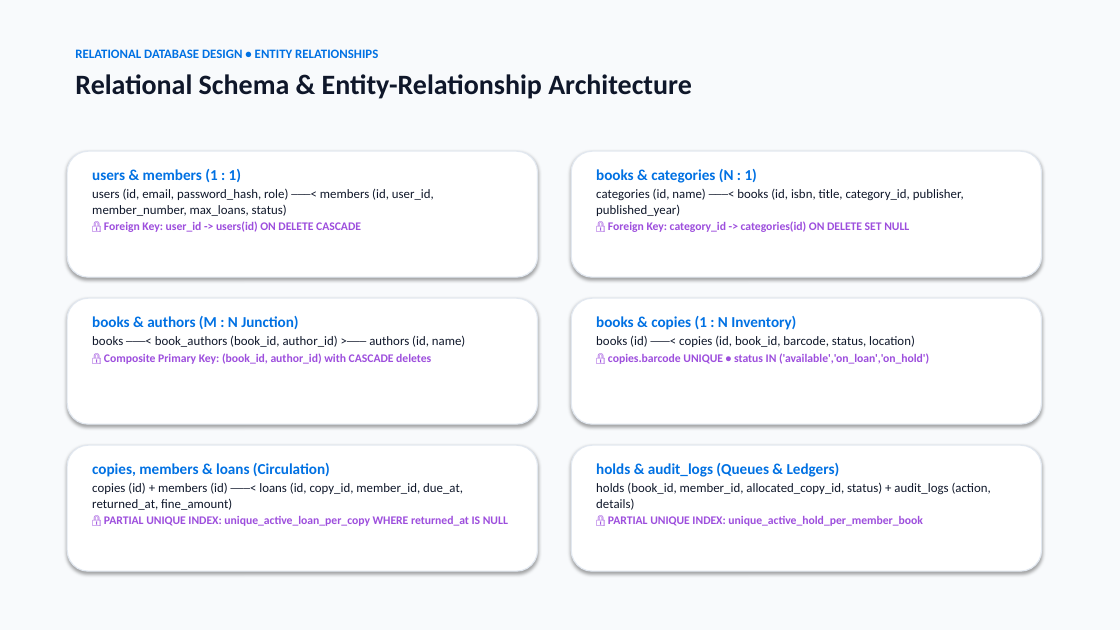
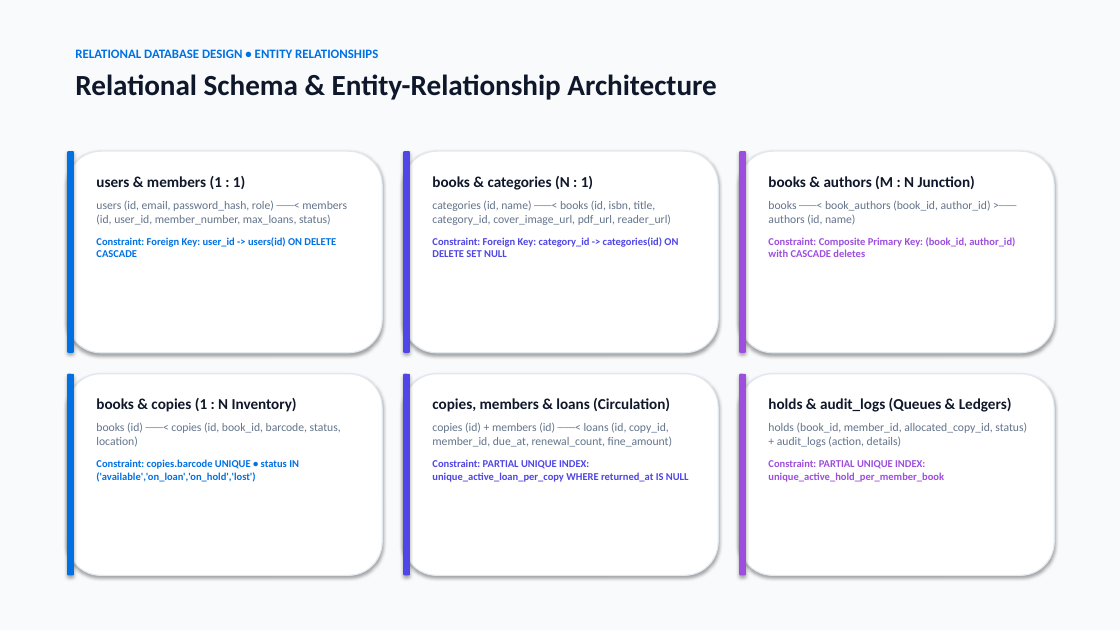
Before and after one commit to themellowhost/library-lending-system, a slide deck: slide 4 of Library_Lending_System_Presentation.pptx. Drawn at 1120x630 pixels with LibreOffice and Linux fonts; fonts in the diff are those of the drawing. Boxes give left, top, right and bottom in pixels: in the first picture for what was removed or moved away, otherwise in the second. Text is boxed around its words. In the diff, an @@ line names an element or a change of style, - is before the commit and + after.

Commit message:
docs: Update presentation deck to include open-access e-reader, RBAC role views, federated OAuth, and renewal engine

```diff
--- a/Library_Lending_System_Presentation.pptx
+++ b/Library_Lending_System_Presentation.pptx
@@ text at [75, 74, 716, 100]: size 24 to 25 pt in "Relational Schema & Entity-Relationship Architecture" @@
@@ rounded rectangle: place and size @@
-rounded rectangle at [67, 151, 538, 277]
+rounded rectangle at [67, 151, 382, 353]
@@ rounded rectangle added at [67, 151, 74, 353], fill #0071E3 @@
@@ text "users & members (1 : ...": place and size @@
-text "users & members (1 : ..." at [92, 169, 434, 232]
+text "users & members (1 : ..." at [96, 176, 347, 257]
@@ text at [96, 176, 347, 225]: text colour #0071E3 to #0F172A in "users & members (1 : 1)"; size 11 to 10 pt, text colour #0F172A to #64748B in "users (id, email, password_hash, role) ───< members ..."; more space between paragraphs @@
@@ rounded rectangle: place and size @@
-rounded rectangle at [571, 151, 1042, 277]
+rounded rectangle at [403, 151, 718, 353]
@@ rounded rectangle added at [403, 151, 410, 353], fill #4F46E5 @@
@@ text "books & categories (N : ...": place and size @@
-text "books & categories (N : ..." at [596, 169, 964, 232]
+text "books & categories (N : ..." at [432, 176, 678, 257]
@@ text at [432, 176, 593, 190]: text colour #0071E3 to #0F172A in "books & categories (N : 1)"; more space between paragraphs @@
@@ rounded rectangle: place and size @@
-rounded rectangle at [571, 298, 1042, 424]
+rounded rectangle at [739, 151, 1054, 353]
@@ rounded rectangle added at [739, 151, 746, 353], fill #9D4EDD @@
@@ text "books & authors (M : ...": place and size @@
-text "books & authors (M : ..." at [92, 316, 465, 364]
+text "books & authors (M : ..." at [768, 176, 1015, 257]
@@ text at [768, 176, 991, 225]: text colour #0071E3 to #0F172A in "books & authors (M : N Junction)"; size 11 to 10 pt, text colour #0F172A to #64748B in "books ───< book_authors (book_id, author_id) >─── authors ..."; more space between paragraphs @@
@@ text at [432, 201, 678, 257]: text changed; size 11 to 10 pt; text colour #0F172A to #64748B @@
-categories (id, name) ───< books (id, isbn, title, category_id, publisher, published_year)
-🔒 Foreign Key: category_id -> categories(id) ON DELETE SET NULL
+categories (id, name) ───< books (id, isbn, title, category_id, cover_image_url, pdf_url, reader_url)
+Constraint: Foreign Key: category_id -> categories(id) ON DELETE SET NULL
@@ text at [96, 237, 336, 257]: text changed; size 10 to 9 pt; text colour #9D4EDD to #0071E3 @@
-🔒 Foreign Key: user_id -> users(id) ON DELETE CASCADE
+Constraint: Foreign Key: user_id -> users(id) ON DELETE CASCADE
@@ text at [768, 237, 1015, 257]: text changed; size 10 to 9 pt @@
-🔒 Composite Primary Key: (book_id, author_id) with CASCADE deletes
+Constraint: Composite Primary Key: (book_id, author_id) with CASCADE deletes
@@ rounded rectangle removed at [67, 298, 538, 424] @@
@@ rounded rectangle: place and size @@
-rounded rectangle at [67, 445, 538, 571]
+rounded rectangle at [67, 374, 382, 576]
@@ rounded rectangle added at [67, 374, 74, 576], fill #0071E3 @@
@@ rounded rectangle added at [403, 374, 718, 576], fill #FFFFFF, outline #E2E8F0 1 pt @@
@@ rounded rectangle added at [403, 374, 410, 576], fill #4F46E5 @@
@@ rounded rectangle: place and size @@
-rounded rectangle at [571, 445, 1042, 571]
+rounded rectangle at [739, 374, 1054, 576]
@@ rounded rectangle added at [739, 374, 746, 576], fill #9D4EDD @@
@@ text "books & copies (1 : ...": place and size @@
-text "books & copies (1 : ..." at [596, 316, 929, 364]
+text "books & copies (1 : ..." at [96, 398, 341, 482]
@@ text at [96, 398, 341, 447]: text colour #0071E3 to #0F172A in "books & copies (1 : N Inventory)"; size 11 to 10 pt, text colour #0F172A to #64748B in "books (id) ───< copies (id, book_id, barcode, ..."; more space between paragraphs @@
@@ text "copies, members & loans (Circulation)": place and size @@
-text "copies, members & loans (Circulation)" at [92, 463, 508, 526]
+text "copies, members & loans (Circulation)" at [432, 398, 689, 482]
@@ text at [432, 398, 670, 412]: text colour #0071E3 to #0F172A in "copies, members & loans (Circulation)"; more space between paragraphs @@
@@ text "holds & audit_logs (Queues & ...": place and size @@
-text "holds & audit_logs (Queues & ..." at [596, 463, 991, 526]
+text "holds & audit_logs (Queues & ..." at [768, 398, 1027, 482]
@@ text at [768, 398, 1027, 447]: text colour #0071E3 to #0F172A in "holds & audit_logs (Queues & Ledgers)"; size 11 to 10 pt, text colour #0F172A to #64748B in "holds (book_id, member_id, allocated_copy_id, status) + audi ..."; more space between paragraphs @@
@@ text at [432, 422, 689, 482]: text changed; size 11 to 10 pt; text colour #0F172A to #64748B @@
-copies (id) + members (id) ───< loans (id, copy_id, member_id, due_at, returned_at, fine_amount)
-🔒 PARTIAL UNIQUE INDEX: unique_active_loan_per_copy WHERE returned_at IS NULL
+copies (id) + members (id) ───< loans (id, copy_id, member_id, due_at, renewal_count, fine_amount)
+Constraint: PARTIAL UNIQUE INDEX: unique_active_loan_per_copy WHERE returned_at IS NULL
@@ text at [96, 459, 299, 482]: text changed; size 10 to 9 pt; text colour #9D4EDD to #0071E3 @@
-🔒 copies.barcode UNIQUE • status IN ('available','on_loan','on_hold')
+Constraint: copies.barcode UNIQUE • status IN ('available','on_loan','on_hold','lost')
@@ text at [768, 459, 944, 482]: text changed; size 10 to 9 pt @@
-🔒 PARTIAL UNIQUE INDEX: unique_active_hold_per_member_book
+Constraint: PARTIAL UNIQUE INDEX: unique_active_hold_per_member_book
```
Also in this commit, not shown: 7 other slides changed, 2 slides added, 2 slides removed, 1 other file.
